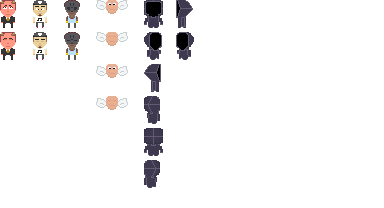
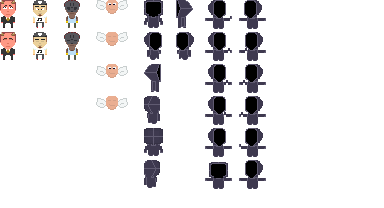
Layers edited between the first and the second (384, 208) image:
added group "PlayerDance" with 12 layers above "Angelo" over [205, 0, 266, 189]
added layer "PlayerDance12" in group "PlayerDance" over [239, 160, 266, 189]
added layer "PlayerDance11" in group "PlayerDance" over [239, 128, 266, 157]
added layer "PlayerDance10" in group "PlayerDance" over [239, 32, 266, 61]
added layer "PlayerDance9" in group "PlayerDance" over [239, 64, 266, 93]
added layer "PlayerDance8" in group "PlayerDance" over [239, 96, 266, 125]
added layer "PlayerDance7" in group "PlayerDance" over [239, 0, 266, 29]
added layer "PlayerDance6" in group "PlayerDance" over [205, 162, 232, 189]
added layer "PlayerDance5" in group "PlayerDance" over [205, 128, 232, 157]
added layer "PlayerDance4" in group "PlayerDance" over [205, 96, 232, 125]
added layer "PlayerDance3" in group "PlayerDance" over [205, 64, 232, 93]
added layer "PlayerDance2" in group "PlayerDance" over [205, 32, 232, 61]
added layer "PlayerDance1" in group "PlayerDance" over [205, 0, 232, 29]
